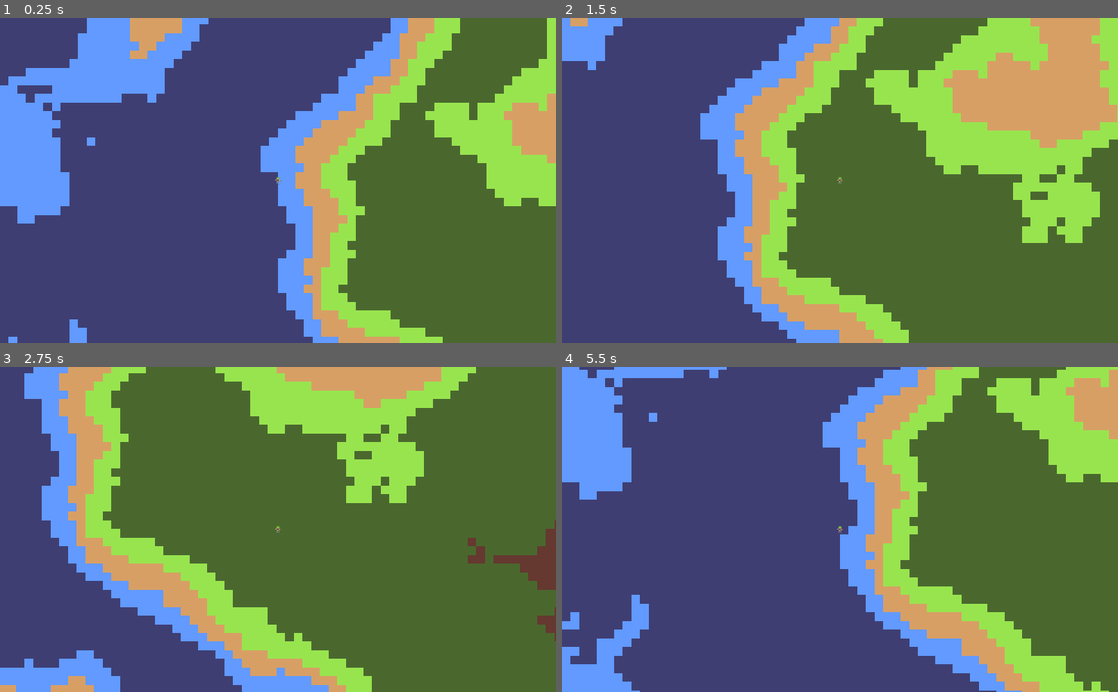
Above: before the commit, frames 1-4 (two rows, left to right).
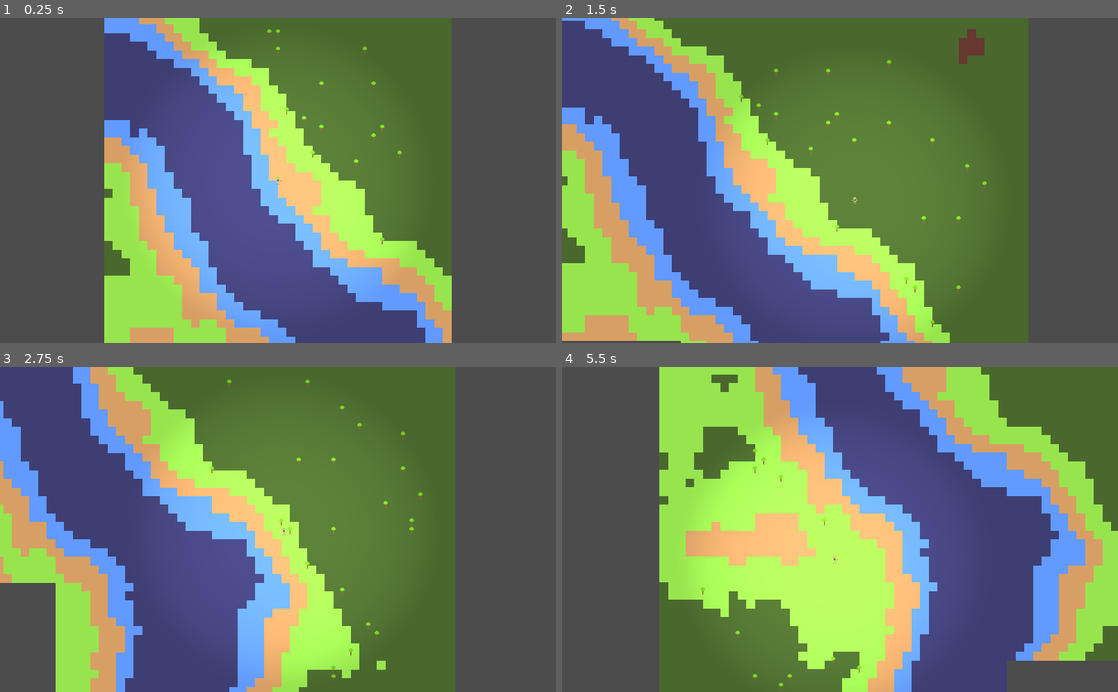
Above: after the commit, the same moments.

Repository: mlzovozlm/Godot2DTopDown
Game: Godot game, scene res://src/Map/Map.tscn
The game is run twice, just before and just after one commit, with the same random seed, the same clock (stepped at 60 frames per second) and the same inputs. The project has no main scene, so this scene is started directly.
Inputs (mouse positions are in pixels of both pictures, inside the frame that each line leads up to):
- Up to frame 1 (0.25 s): no input
- Up to frame 2 (1.5 s): tap Enter at 0.5 s; move the mouse to (962, 164) at 0.52 s; hold D (move_right) 0.53-1.28 s; click (962, 164) at 0.67 s; move the mouse to (728, 196) at 1.27 s; hold S (move_down) from 1.28 s (still down)
- Up to frame 3 (2.75 s): move the mouse to (333, 458) at 2.02 s; release S (move_down) at 2.03 s; hold D (move_right) from 2.03 s (still down)
- Up to frame 4 (5.5 s): move the mouse to (812, 594) at 2.77 s; release D (move_right) at 2.78 s; hold W (move_up) 2.78-3.53 s; click (812, 594) at 2.92 s; move the mouse to (1006, 578) at 3.52 s; hold A (move_left) 3.53-5.03 s; move the mouse to (673, 480) at 4.27 s; move the mouse to (867, 529) at 5.02 s; hold S (move_down) from 5.03 s (still down); click (867, 529) at 5.17 s

The runs differ from the first frame. In frame 1, 86% of the frame differs, in the area x 0-100%, y 0-100%; in frame 2, 72%; in frame 3, 73%; in frame 4, 94%.

Commit message:
tree gen

Diff:
--- a/assets/tileset.tres
+++ b/assets/tileset.tres
@@ -7,7 +7,10 @@
 [ext_resource path="res://assets/Terrains/2.png" type="Texture" id=5]
 [ext_resource path="res://assets/Terrains/5.png" type="Texture" id=6]
 
-[sub_resource type="ConvexPolygonShape2D" id=1]
+[sub_resource type="OccluderPolygon2D" id=1]
+polygon = PoolVector2Array( 0, 0, 16, 0, 16, 16, 0, 16 )
+
+[sub_resource type="ConvexPolygonShape2D" id=2]
 points = PoolVector2Array( 0, 0, 16, 0, 16, 16, 0, 16 )
 
 [resource]
@@ -17,8 +20,8 @@
 0/modulate = Color( 1, 1, 1, 1 )
 0/region = Rect2( 0, 0, 16, 16 )
 0/tile_mode = 0
-0/occluder_offset = Vector2( 8, 8 )
-0/navigation_offset = Vector2( 8, 8 )
+0/occluder_offset = Vector2( 0, 0 )
+0/navigation_offset = Vector2( 0, 0 )
 0/shape_offset = Vector2( 0, 0 )
 0/shape_transform = Transform2D( 1, 0, 0, 1, 0, 0 )
 0/shape_one_way = false
@@ -31,8 +34,8 @@
 1/modulate = Color( 1, 1, 1, 1 )
 1/region = Rect2( 0, 0, 16, 16 )
 1/tile_mode = 0
-1/occluder_offset = Vector2( 8, 8 )
-1/navigation_offset = Vector2( 8, 8 )
+1/occluder_offset = Vector2( 0, 0 )
+1/navigation_offset = Vector2( 0, 0 )
 1/shape_offset = Vector2( 0, 0 )
 1/shape_transform = Transform2D( 1, 0, 0, 1, 0, 0 )
 1/shape_one_way = false
@@ -45,8 +48,8 @@
 2/modulate = Color( 1, 1, 1, 1 )
 2/region = Rect2( 0, 0, 16, 16 )
 2/tile_mode = 0
-2/occluder_offset = Vector2( 8, 8 )
-2/navigation_offset = Vector2( 8, 8 )
+2/occluder_offset = Vector2( 0, 0 )
+2/navigation_offset = Vector2( 0, 0 )
 2/shape_offset = Vector2( 0, 0 )
 2/shape_transform = Transform2D( 1, 0, 0, 1, 0, 0 )
 2/shape_one_way = false
@@ -59,8 +62,8 @@
 3/modulate = Color( 1, 1, 1, 1 )
 3/region = Rect2( 0, 0, 16, 16 )
 3/tile_mode = 0
-3/occluder_offset = Vector2( 8, 8 )
-3/navigation_offset = Vector2( 8, 8 )
+3/occluder_offset = Vector2( 0, 0 )
+3/navigation_offset = Vector2( 0, 0 )
 3/shape_offset = Vector2( 0, 0 )
 3/shape_transform = Transform2D( 1, 0, 0, 1, 0, 0 )
 3/shape_one_way = false
@@ -73,8 +76,8 @@
 4/modulate = Color( 1, 1, 1, 1 )
 4/region = Rect2( 0, 0, 16, 16 )
 4/tile_mode = 0
-4/occluder_offset = Vector2( 8, 8 )
-4/navigation_offset = Vector2( 8, 8 )
+4/occluder_offset = Vector2( 0, 0 )
+4/navigation_offset = Vector2( 0, 0 )
 4/shape_offset = Vector2( 0, 0 )
 4/shape_transform = Transform2D( 1, 0, 0, 1, 0, 0 )
 4/shape_one_way = false
@@ -87,18 +90,19 @@
 5/modulate = Color( 1, 1, 1, 1 )
 5/region = Rect2( 0, 0, 16, 16 )
 5/tile_mode = 0
-5/occluder_offset = Vector2( 8, 8 )
-5/navigation_offset = Vector2( 8, 8 )
+5/occluder_offset = Vector2( 0, 0 )
+5/occluder = SubResource( 1 )
+5/navigation_offset = Vector2( 0, 0 )
 5/shape_offset = Vector2( 0, 0 )
 5/shape_transform = Transform2D( 1, 0, 0, 1, 0, 0 )
-5/shape = SubResource( 1 )
+5/shape = SubResource( 2 )
 5/shape_one_way = false
 5/shape_one_way_margin = 1.0
 5/shapes = [ {
 "autotile_coord": Vector2( 0, 0 ),
 "one_way": false,
 "one_way_margin": 1.0,
-"shape": SubResource( 1 ),
+"shape": SubResource( 2 ),
 "shape_transform": Transform2D( 1, 0, 0, 1, 0, 0 )
 } ]
 5/z_index = 0
--- a/src/Actors/Actor.gd
+++ b/src/Actors/Actor.gd
@@ -1,6 +1,6 @@
 extends KinematicBody2D
 class_name Actor
 
-export var speed := Vector2(300.0,300.0);
-var _velocity := Vector2.ZERO;
-var _direction := Vector2.ZERO;
+export var speed := 300.0;
+var velocity := Vector2.ZERO;
+var direction := Vector2.ZERO;
--- a/src/Actors/Player.gd
+++ b/src/Actors/Player.gd
@@ -1,22 +1,10 @@
 extends Actor
 
 func _physics_process(delta) -> void:
-	get_direction();
-	_velocity = calculate_move_velocity(_velocity);
-	_velocity = move_and_slide(_velocity);
-	_direction = Vector2.ZERO;
+	move_direction();
+	velocity = speed * direction.normalized();
+	velocity = move_and_slide(velocity);
 
-func get_direction():
-	if Input.is_action_pressed("move_down"):
-		_direction.y += 1;
-	if Input.is_action_pressed("move_up"):
-		_direction.y -= 1;
-	if Input.is_action_pressed("move_left"):
-		_direction.x -= 1;
-	if Input.is_action_pressed("move_right"):
-		_direction.x += 1;
-
-func calculate_move_velocity(velocity: Vector2) -> Vector2:
-	velocity = _direction;
-	var new_velocity = velocity.normalized() * speed;
-	return new_velocity
+func move_direction() -> void:
+	direction.x = Input.get_action_strength("move_right") - Input.get_action_strength("move_left");
+	direction.y = Input.get_action_strength("move_down") - Input.get_action_strength("move_up");
--- a/src/Actors/Player.tscn
+++ b/src/Actors/Player.tscn
@@ -1,8 +1,9 @@
-[gd_scene load_steps=6 format=2]
+[gd_scene load_steps=7 format=2]
 
 [ext_resource path="res://assets/Player.png" type="Texture" id=1]
 [ext_resource path="res://src/Actors/Player.gd" type="Script" id=2]
 [ext_resource path="res://src/Actors/CameraControl.gd" type="Script" id=3]
+[ext_resource path="res://assets/LightSprite.png" type="Texture" id=4]
 
 [sub_resource type="RectangleShape2D" id=1]
 extents = Vector2( 5.04643, 6.70125 )
@@ -27,6 +28,19 @@
 shape = SubResource( 2 )
 
 [node name="Camera2D" type="Camera2D" parent="."]
+modulate = Color( 0, 0, 0, 1 )
+self_modulate = Color( 0, 0, 0, 1 )
 current = true
-smoothing_speed = 3.0
+smoothing_enabled = true
+smoothing_speed = 4.0
 script = ExtResource( 3 )
+
+[node name="Light2DAdd" type="Light2D" parent="."]
+texture = ExtResource( 4 )
+energy = 0.5
+shadow_enabled = true
+
+[node name="Light2D2Mask" type="Light2D" parent="."]
+texture = ExtResource( 4 )
+mode = 3
+range_item_cull_mask = 2
--- a/src/Map/Map.gd
+++ b/src/Map/Map.gd
@@ -15,19 +15,46 @@
 	"Forest": 50,
 	"Mountain": 90
 }
-#var screen_size := OS.window_size;
+func get_tile_index(sample):
+	if sample < TILES_LEVEL.Shallow:
+		return TILES.Deep
+	if sample > TILES_LEVEL.Mountain:
+		return TILES.Mountain
+	if sample > TILES_LEVEL.Forest:
+		return TILES.Forest
+	if sample > TILES_LEVEL.Grass:
+		return TILES.Grass
+	if sample > TILES_LEVEL.Sand:
+		return TILES.Sand
+	if sample > TILES_LEVEL.Shallow:
+		return TILES.Shallow
+
+#map settings
+var first_generate = true;
 var octaves := 9; #fractal (increase)
 var period := 140; #zoom in (increase)
 var lacunarity := 2; #smothness (increase)
 var persistence := 0.5; #how consistent next sample in relation to the last (increase)
-var tile_size := 16;
+onready var tile_size : int = $TileMap.cell_size.x;
 onready var tilemap := $TileMap;
 onready var player := $YSort/Player;
 onready var tileset : TileSet = $TileMap.tile_set;
-var fog_width = 100;
-var fog_height = 100;
+var fog_width = 40; #fog width in tile cell
+var fog_height = 40; #fog height in tile cell
 var noise;
-var map_size = 4000;
+var map_size = 4000; #map size in pixel
+
+const tree_path = "res://src/Objects/Tree.tscn";
+var tree = preload (tree_path);
+var tree_list : Array;
+var tree_amount_min = 100; #max amount of trees generated procedurally
+var tree_amount_max = 300;
+var rng = RandomNumberGenerator.new();
+var tree_chance = 0.05;
+var tree_range := Vector2(45, 80);
+var tree_spawn_rate := 30;
+
+onready var tree_spawn_timer := $TreeSpawnTimer;
 
 func _ready() -> void:
 	randomize();
@@ -37,11 +64,21 @@
 	noise.period = period;
 	noise.lacunarity = lacunarity;
 	noise.persistence = persistence;
-	generate();
-	move_player();
+	generate_map();
+	relocate_player();
+	generate_tree();
+	first_generate = false;
+
+	tree_spawn_timer.set_wait_time(tree_spawn_rate);
+	tree_spawn_timer.set_one_shot(false);
+	tree_spawn_timer.connect("timeout", self, "grow_tree");
+	tree_spawn_timer.start();
 
 #move player to a Shallow tile in case player gets stuck on Mountain
-func move_player() -> void:
+func relocate_player() -> void:
+	var player_map_position = get_map_position(player.position);
+	if tilemap.get_cellv(player_map_position) != tileset.find_tile_by_name(String(TILES.Mountain)):
+		return;
 	for tile in tilemap.get_used_cells():
 		if tilemap.get_cellv(tile) == tileset.find_tile_by_name(String(TILES.Shallow)):
 			player.position.x = tilemap.map_to_world(tile).x;
@@ -55,44 +92,66 @@
 	y_pos = clamp(y_pos, -map_size/2, map_size/2);
 	player.position.x = x_pos;
 	player.position.y = y_pos;
+	#spawn_procedural_tree();
 
 func _process(delta) -> void:
-	generate();
+	generate_map();
+	clear_dead_tree();
 
-func get_player_map_position() -> Vector2:
-	var position: Vector2;
-	position.x = tilemap.world_to_map(player.position).x;
-	position.y = tilemap.world_to_map(player.position).y;
-	return position;
+func get_map_position(position: Vector2) -> Vector2:
+	var map_position: Vector2;
+	map_position.x = tilemap.world_to_map(position).x;
+	map_position.y = tilemap.world_to_map(position).y;
+	return map_position;
 
-func generate() -> void:
-	var player_map_position = get_player_map_position(); #player position in tile cell
-	var cell_cap = map_size / tile_size / 2; #map size in tile cell
-
+func generate_map() -> void:
+	if player.direction == Vector2.ZERO and not first_generate:
+		return;
+	var player_map_position = get_map_position(player.position); #player position in tile cell
+	var cell_cap = map_size / tile_size; #map size in tile cell
 	player_map_position.x -= fog_width/2;
 	var x_pos = player_map_position.x;
 	player_map_position.y -= fog_height/2;
 	var y_pos = player_map_position.y;
 
 	for x in range(0, fog_width, 1):
-		if cell_cap + 2 <= abs(x_pos + x):
+		if cell_cap / 2 + 2 <= abs(x_pos + x):
 			continue;
 		for y in range(0, fog_height, 1):
-			if cell_cap + 2 <= abs(y_pos + y):
+			if cell_cap / 2 + 2 <= abs(y_pos + y):
 				continue;
-			var rand = abs(noise.get_noise_2d(x_pos + float(x), y_pos + float(y)))*255;
-			tilemap.set_cell(x_pos + x, y_pos + y, _get_tile_index(rand));
+			var rand = abs(noise.get_noise_2d(x_pos + x, y_pos + y))*255;
+			tilemap.set_cell(x_pos + x, y_pos + y, get_tile_index(rand));
 
-func _get_tile_index(sample):
-	if sample < TILES_LEVEL.Shallow:
-		return TILES.Deep
-	if sample > TILES_LEVEL.Mountain:
-		return TILES.Mountain
-	if sample > TILES_LEVEL.Forest:
-		return TILES.Forest
-	if sample > TILES_LEVEL.Grass:
-		return TILES.Grass
-	if sample > TILES_LEVEL.Sand:
-		return TILES.Sand
-	if sample > TILES_LEVEL.Shallow:
-		return TILES.Shallow
+func generate_tree():
+	for x in range(-map_size / tile_size / 2, map_size / tile_size / 2, 1):
+		for y in range(-map_size / tile_size / 2, map_size / tile_size / 2, 1):
+			var rand = abs(noise.get_noise_2d(x, y))*255;
+			if rand > tree_range.x and rand < tree_range.y:
+				rng.randomize();
+				rand = rng.randf_range(0.0, 1.0);
+				if(rand < tree_chance):
+					var t = tree.instance();
+					$YSort.add_child(t);
+					t.position.x = x * tile_size;
+					t.position.y = y * tile_size;
+					tree_list.append(t);
+
+func grow_tree():
+	if tree_list.size() > tree_amount_max:
+		return;
+	rng.randomize();
+	var rand_x = rng.randi_range(- map_size / tile_size, map_size / tile_size);
+	var rand_y = rng.randi_range(- map_size / tile_size, map_size / tile_size);
+	if tilemap.get_cell(rand_x, rand_y) == tileset.find_tile_by_name(String(TILES.Grass)) \
+	or tilemap.get_cell(rand_x, rand_y) == tileset.find_tile_by_name(String(TILES.Forest)):
+		var t = tree.instance();
+		$YSort.add_child(t);
+		t.position.x = rand_x * tile_size;
+		t.position.y = rand_y * tile_size;
+		tree_list.append(t);
+
+func clear_dead_tree():
+	for tree in tree_list:
+		if is_instance_valid(tree):
+			tree_list.erase(tree);
--- a/src/Map/Map.tscn
+++ b/src/Map/Map.tscn
@@ -10,13 +10,14 @@
 [node name="TileMap" type="TileMap" parent="."]
 tile_set = ExtResource( 1 )
 cell_size = Vector2( 16, 16 )
-cell_quadrant_size = 8
 cell_custom_transform = Transform2D( 16, 0, 0, 16, 0, 0 )
+cell_tile_origin = 1
 collision_layer = 8
-collision_mask = 3
 format = 1
 
 [node name="YSort" type="YSort" parent="."]
 
 [node name="Player" parent="YSort" instance=ExtResource( 3 )]
 position = Vector2( 512, 304 )
+
+[node name="TreeSpawnTimer" type="Timer" parent="."]
--- /dev/null
+++ b/src/Map/Timer.gd
@@ -0,0 +1,16 @@
+extends Timer
+
+
+# Declare member variables here. Examples:
+# var a = 2
+# var b = "text"
+
+
+# Called when the node enters the scene tree for the first time.
+func _ready():
+	pass # Replace with function body.
+
+
+# Called every frame. 'delta' is the elapsed time since the previous frame.
+#func _process(delta):
+#	pass
--- a/src/Objects/Tree.gd
+++ b/src/Objects/Tree.gd
@@ -3,10 +3,14 @@
 var choppable := false;
 export var hp := 300;
 export var chop_hp := 10;
+onready var aging_timer := $AgingTimer;
+var age_max := 600;
 
-# Called when the node enters the scene tree for the first time.
-func _ready() ->void:
-	pass # Replace with function body.
+func _ready():
+	aging_timer.set_wait_time(age_max);
+	aging_timer.set_one_shot(true);
+	aging_timer.connect("timeout", self, "die");
+	aging_timer.start();
 
 func _on_PlayerDetector_body_entered(body) -> void:
 	choppable = true;
@@ -23,4 +27,14 @@
 		$AnimationPlayer.play("shake");
 		hp -= chop_hp * get_physics_process_delta_time();
 	else:
-		queue_free();
+		die();
+
+func die():
+	$CollisionShape2D.set_deferred("disabled", true);
+	queue_free();
+
+func _on_VisibleArea_body_entered(body):
+	visible = true;
+
+func _on_VisibleArea_body_exited(body):
+	visible = false;
--- a/src/Objects/Tree.tscn
+++ b/src/Objects/Tree.tscn
@@ -24,10 +24,13 @@
 "values": [ 0.0, 20.0, -20.0 ]
 }
 
-[sub_resource type="RectangleShape2D" id=3]
-extents = Vector2( 8, 8 )
+[sub_resource type="CircleShape2D" id=3]
+
+[sub_resource type="CircleShape2D" id=4]
+radius = 40.127
 
 [node name="Tree" type="KinematicBody2D"]
+visible = false
 collision_layer = 4
 collision_mask = 3
 script = ExtResource( 2 )
@@ -46,7 +49,20 @@
 collision_layer = 4
 
 [node name="ChoppingRange" type="CollisionShape2D" parent="PlayerDetector"]
+position = Vector2( 0.0936432, 0 )
 shape = SubResource( 3 )
+
+[node name="AgingTimer" type="Timer" parent="."]
+
+[node name="VisibleArea" type="Area2D" parent="."]
+monitorable = false
+collision_layer = 4
+
+[node name="VisibleRange" type="CollisionShape2D" parent="VisibleArea"]
+scale = Vector2( -6.97785, 7.0777 )
+shape = SubResource( 4 )
 
 [connection signal="input_event" from="." to="." method="_on_Tree_input_event"]
 [connection signal="body_entered" from="PlayerDetector" to="." method="_on_PlayerDetector_body_entered"]
+[connection signal="body_entered" from="VisibleArea" to="." method="_on_VisibleArea_body_entered"]
+[connection signal="body_exited" from="VisibleArea" to="." method="_on_VisibleArea_body_exited"]
Binary file added: assets/LightSprite.png
Not shown, added: assets/LightSprite.png.import
Not shown: 1 places in assets/tileset.tres that only renumber resources
Not shown: 1 places in src/Objects/Tree.tscn that only renumber resources
